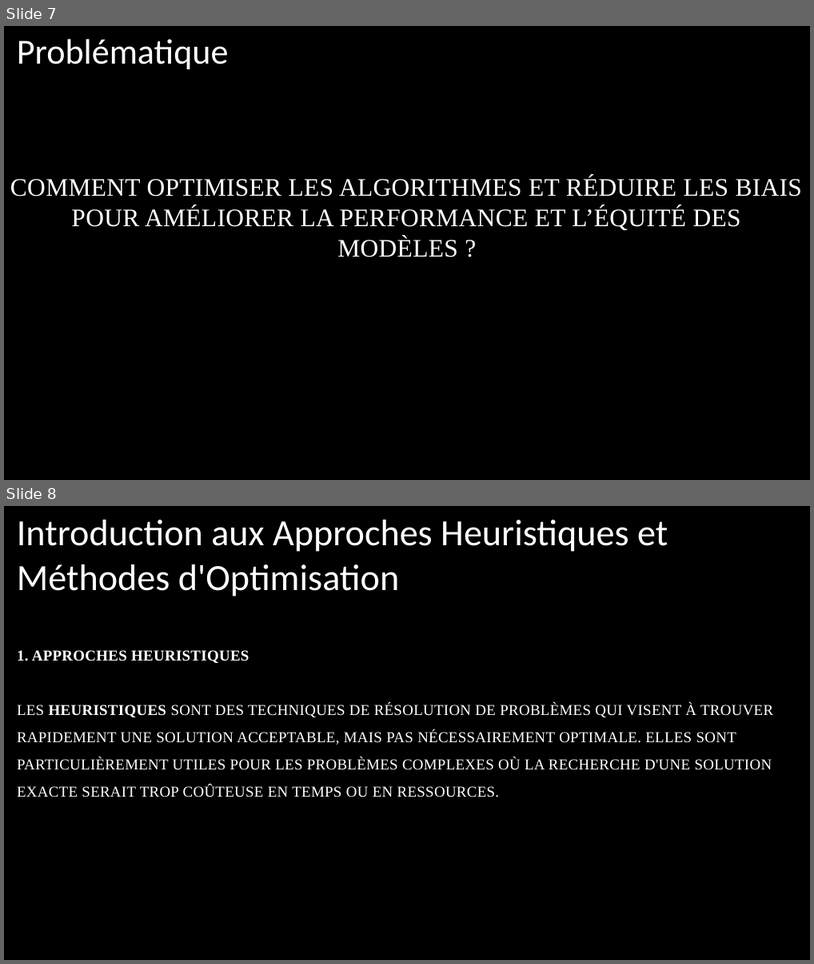
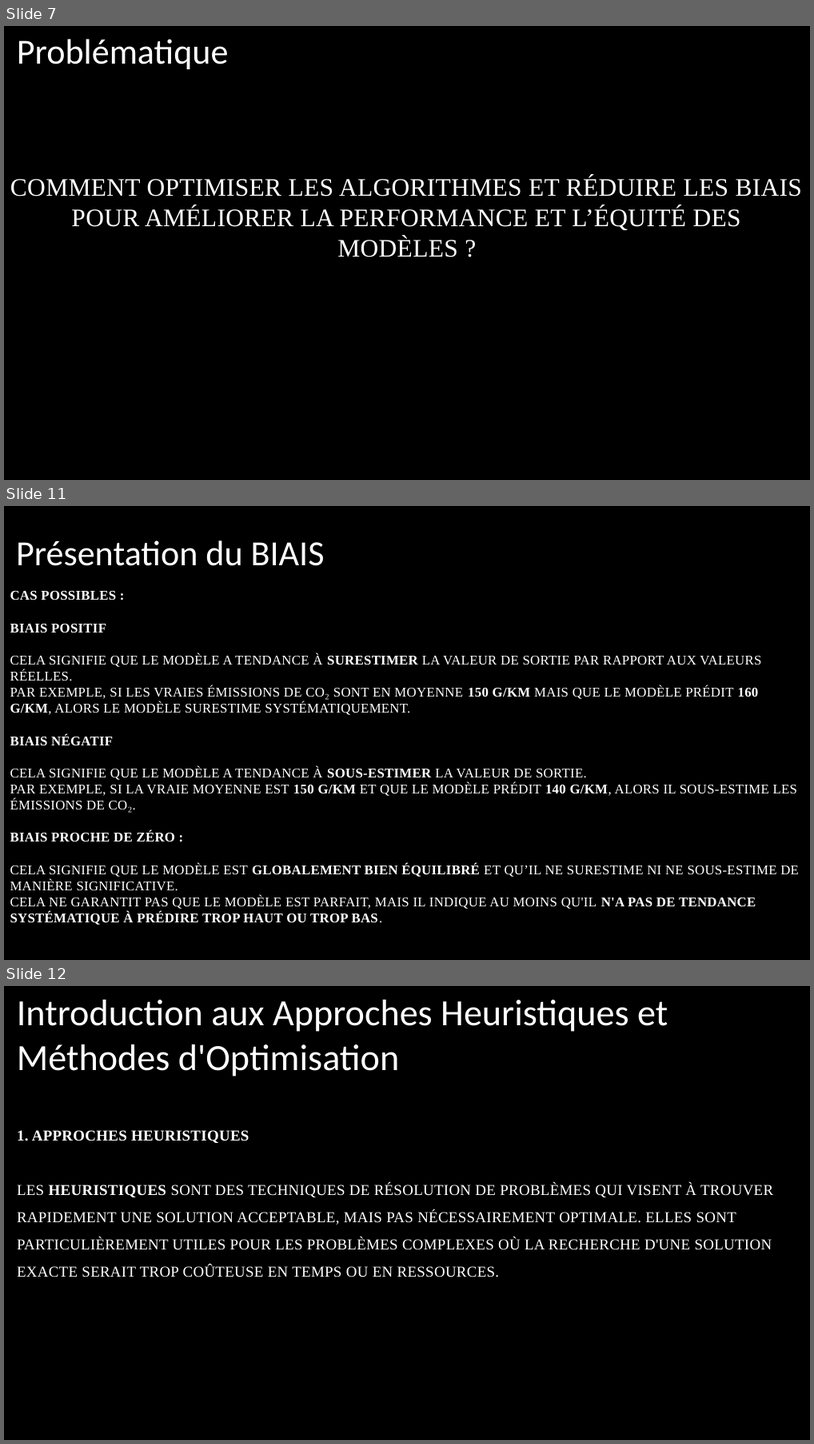
Before and after one commit to NANKENGDJIMYDAMESSE/RecherchesEreiLab, a slide deck: Presentation.pptx. Shown one above the other, each under a label of ours: slides 7 and 8 before the commit, slides 7, 11 and 12 after it; the slides between them are not shown. The pictures are 814x964 and 814x1444 pixels, drawn with LibreOffice and Linux fonts; fonts in the diff are those of the drawing; background and template pictures are left out. Boxes give left, top, right and bottom in pixels: in the first picture for what was removed or moved away, otherwise in the second. Text is boxed around its words. In the diff, an @@ line names an element or a change of style, - is before the commit and + after.

```diff
--- a/Presentation.pptx
+++ b/Presentation.pptx
@@ slide 11 added at <box>4,506,810,960</box>, background #000000 @@
@@ text added at <box>16,540,325,566</box>, 42 pt, text #FFFFFF @@
+Présentation du BIAIS
@@ title added at <box>10,591,799,924</box>, 16 pt, text #FFFFFF @@
+CAS POSSIBLES :
+BIAIS POSITIF
+CELA SIGNIFIE QUE LE MODÈLE A TENDANCE À SURESTIMER LA VALEUR DE SORTIE PAR RAPPORT AUX VALEURS RÉELLES.
+PAR EXEMPLE, SI LES VRAIES ÉMISSIONS DE CO₂ SONT EN MOYENNE 150 G/KM MAIS QUE LE MODÈLE PRÉDIT 160 G/KM, ALORS LE MODÈLE SURESTIME SYSTÉMATIQUEMENT.
+BIAIS NÉGATIF
+CELA SIGNIFIE QUE LE MODÈLE A TENDANCE À SOUS-ESTIMER LA VALEUR DE SORTIE.
+PAR EXEMPLE, SI LA VRAIE MOYENNE EST 150 G/KM ET QUE LE MODÈLE PRÉDIT 140 G/KM, ALORS IL SOUS-ESTIME LES ÉMISSIONS DE CO₂.
+BIAIS PROCHE DE ZÉRO :
+CELA SIGNIFIE QUE LE MODÈLE EST GLOBALEMENT BIEN ÉQUILIBRÉ ET QU’IL NE SURESTIME NI NE SOUS-ESTIME DE MANIÈRE SIGNIFICATIVE.
+CELA NE GARANTIT PAS QUE LE MODÈLE EST PARFAIT, MAIS IL INDIQUE AU MOINS QU'IL N'A PAS DE TENDANCE SYSTÉMATIQUE À PRÉDIRE TROP HAUT OU TROP BAS.
@@ rectangle added at <box>4,869,810,960</box>, fill #000000 at 28% opacity @@
@@ what was slide 8 is now slide 12 @@
```
Also in this commit, not shown: 2 slides changed, 3 other slides added, 1 slide removed, 1 other file.
